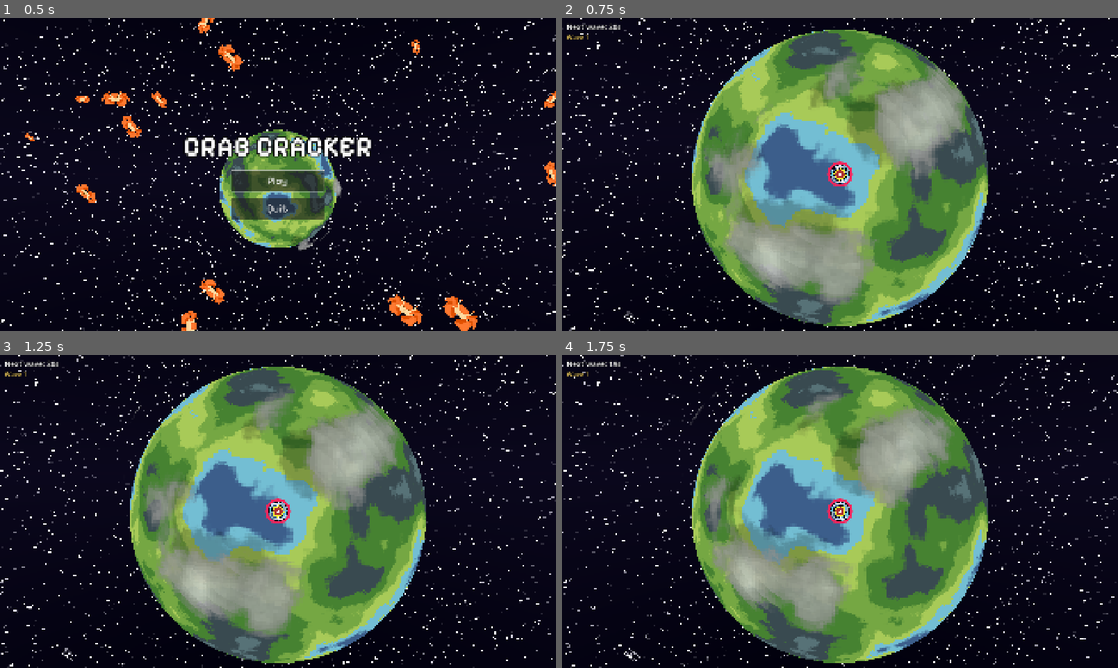
Above: before the commit, frames 1-4 (two rows, left to right).
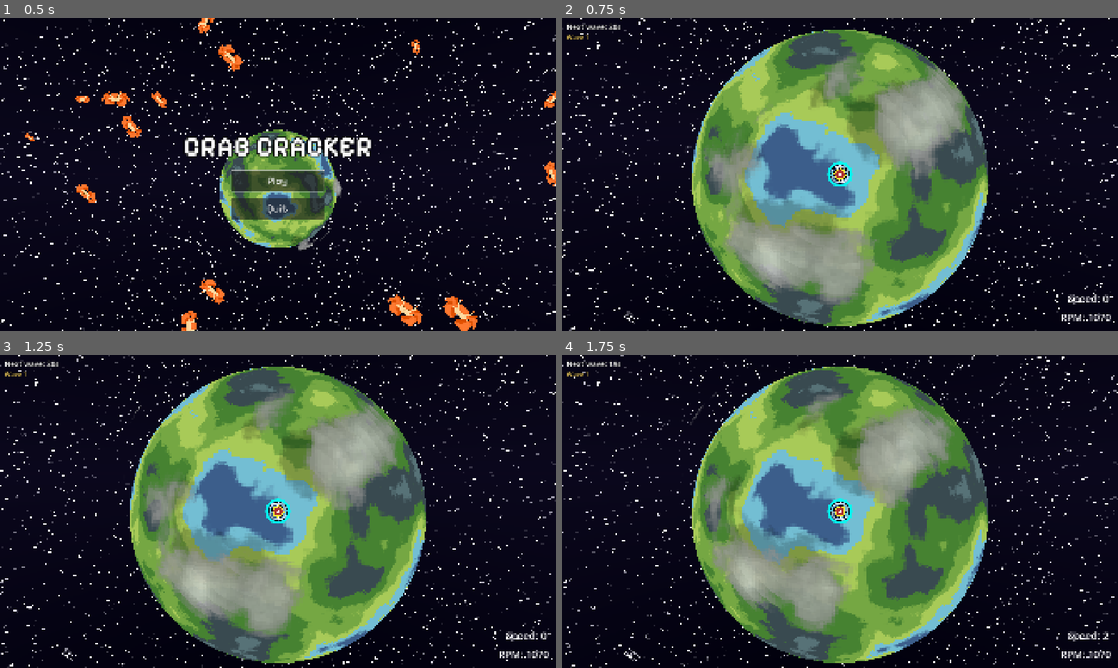
Above: after the commit, the same moments.

Repository: pgm-woutvande22/gamejam-juniperdev
Game: Godot game, scene res://scences/main_menu.tscn
Same seed, same stepped clock (60 frames per second), same inputs: the game is played once before the commit and once after it.
Inputs (mouse positions are in pixels of both pictures, inside the frame that each line leads up to):
- Up to frame 1 (0.5 s): no input
- Up to frame 2 (0.75 s): click "Play" at 0.5 s
- Up to frame 3 (1.25 s): no input
- Up to frame 4 (1.75 s): move the mouse to (962, 495) at 1.27 s; click (962, 495) at 1.42 s

Frame 1 is identical in both runs. In frame 2, 0.4% of the frame differs, in the area x 47-99%, y 45-97%; in frame 3, 0.4%; in frame 4, 0.4%.

Commit message:
Stat labels
🎨Added stat labels to level scene. Added func to top to get spin speed. Inverted dash charge indicator colors

Diff:
--- /dev/null
+++ b/scences/bey_stats.tscn
@@ -0,0 +1,29 @@
+[gd_scene format=3 uid="uid://chv7kejbcp0m3"]
+
+[sub_resource type="LabelSettings" id="LabelSettings_eyctd"]
+font_size = 35
+
+[sub_resource type="LabelSettings" id="LabelSettings_ygwbq"]
+font_size = 35
+
+[node name="BeyStats" type="CanvasLayer" unique_id=954660751]
+
+[node name="RPM" type="Label" parent="." unique_id=1490159776]
+offset_left = 1536.0
+offset_top = 1008.0
+offset_right = 1896.0
+offset_bottom = 1057.0
+text = "RPM: "
+label_settings = SubResource("LabelSettings_eyctd")
+horizontal_alignment = 2
+vertical_alignment = 1
+
+[node name="Speed" type="Label" parent="." unique_id=1634683618]
+offset_left = 1536.0
+offset_top = 944.0
+offset_right = 1888.0
+offset_bottom = 993.0
+text = "Speed:"
+label_settings = SubResource("LabelSettings_ygwbq")
+horizontal_alignment = 2
+vertical_alignment = 1
--- a/scences/level.tscn
+++ b/scences/level.tscn
@@ -16,7 +16,9 @@
 [ext_resource type="Script" uid="uid://cseppau2e1ikb" path="res://scripts/sky_parallax.gd" id="15_skyp"]
 [ext_resource type="PackedScene" uid="uid://cvydbxdm3krw4" path="res://scences/pause_menu.tscn" id="16_pause"]
 [ext_resource type="PackedScene" uid="uid://cujvcacyheqap" path="res://boss.tscn" id="17_boss"]
+[ext_resource type="PackedScene" uid="uid://chv7kejbcp0m3" path="res://scences/bey_stats.tscn" id="18_bg8nh"]
 [ext_resource type="PackedScene" uid="uid://dwavehud00hud" path="res://scences/wave_hud.tscn" id="18_hud"]
+[ext_resource type="Script" uid="uid://87oj2pwbwcbk" path="res://scripts/bey_stats.gd" id="19_jodta"]
 
 [sub_resource type="ShaderMaterial" id="ShaderMaterial_sky"]
 shader = ExtResource("14_sky")
@@ -68,9 +70,9 @@
 render_priority = 0
 shader = ExtResource("2_7l045")
 shader_parameter/progress = 0.0
-shader_parameter/fill_color = Color(0, 0.9868271, 0.94930786, 1)
+shader_parameter/fill_color = Color(1, 0.14509805, 0.3529412, 1)
 shader_parameter/empty_color = Color(1, 1, 1, 0.12)
-shader_parameter/ready_color = Color(1, 0.14590883, 0.35124445, 1)
+shader_parameter/ready_color = Color(0, 0.9882353, 0.9490196, 1)
 shader_parameter/inner_radius = 0.78
 shader_parameter/outer_radius = 0.96
 shader_parameter/edge_softness = 0.02
@@ -238,4 +240,8 @@
 
 [node name="PauseMenu" parent="." unique_id=1518043009 instance=ExtResource("16_pause")]
 
-[node name="WaveHUD" parent="." instance=ExtResource("18_hud")]
+[node name="WaveHUD" parent="." unique_id=1922402079 instance=ExtResource("18_hud")]
+
+[node name="BeyStats" parent="." unique_id=954660751 node_paths=PackedStringArray("bey") instance=ExtResource("18_bg8nh")]
+script = ExtResource("19_jodta")
+bey = NodePath("../Top")
--- /dev/null
+++ b/scripts/bey_stats.gd
@@ -0,0 +1,12 @@
+extends CanvasLayer
+
+@export var bey: CharacterBody3D
+@onready var RPMLabel: Label = $RPM
+@onready var SpeedLabel: Label = $Speed
+
+# Called every frame. 'delta' is the elapsed time since the previous frame.
+func _process(_delta: float) -> void:
+	if bey.has_method("get_current_spin_speed"):
+		RPMLabel.text = "RPM: " + str(bey.get_current_spin_speed())
+	if bey.has_method("get_surface_speed"):
+		SpeedLabel.text = "Speed: " + str(snapped(bey.get_surface_speed(), 0))
--- a/scripts/top.gd
+++ b/scripts/top.gd
@@ -361,3 +361,6 @@
 
 func lose_spin(amount: float) -> void:
 	spin_visual_speed -= amount
+
+func get_current_spin_speed() -> int:
+	return spin_visual_speed
Not shown, added: scripts/bey_stats.gd.uid
